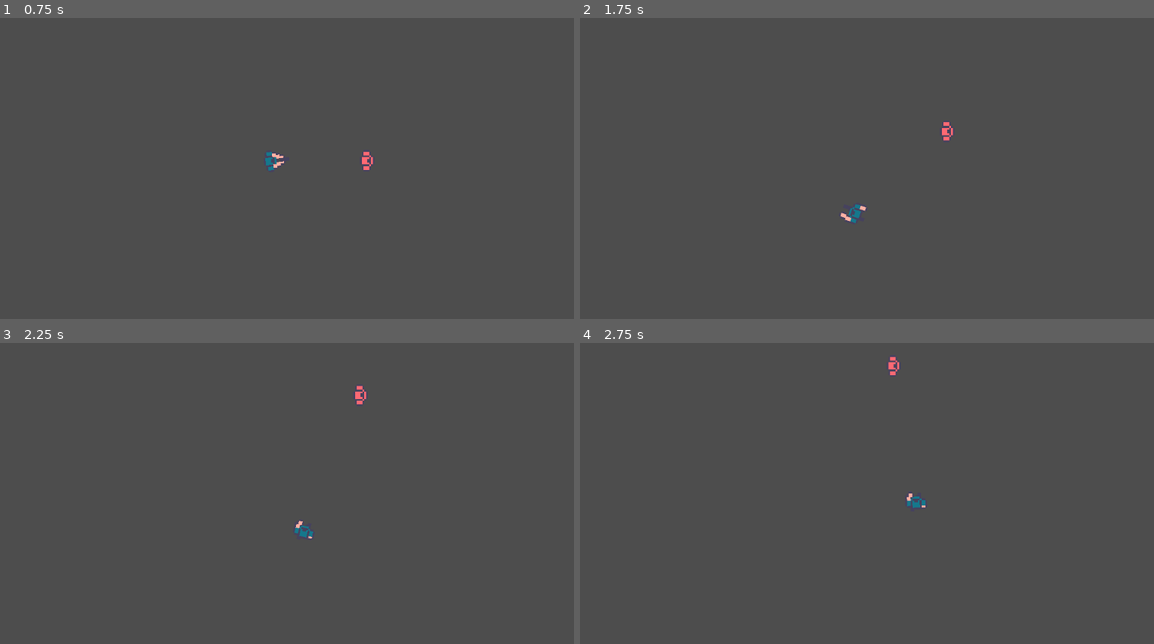
Above: before the commit, frames 1-4 (two rows, left to right).
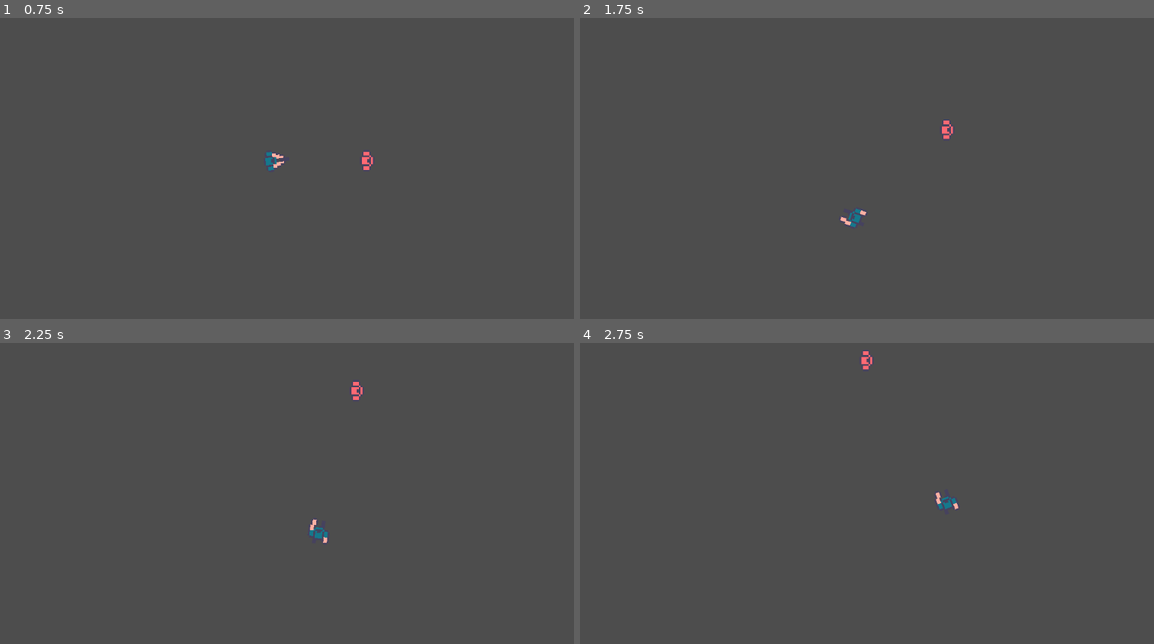
Above: after the commit, the same moments.

Repository: KmanKid/UntitledTopDownShooter
Game: Godot game, scene res://Main.tscn
The game is run twice, just before and just after one commit, with the same random seed, the same clock (stepped at 60 frames per second) and the same inputs.
Inputs (mouse positions are in pixels of both pictures, inside the frame that each line leads up to):
- Up to frame 1 (0.75 s): tap Enter at 0.5 s; move the mouse to (407, 144) at 0.52 s; hold D (walk_right) from 0.53 s (still down); hold Right mouse button (aim) from 0.53 s (still down)
- Up to frame 2 (1.75 s): click (987, 144) at 0.8 s; tap Space at 1.25 s; move the mouse to (734, 177) at 1.27 s; release D (walk_right) at 1.28 s; release Right mouse button (aim) at 1.28 s; hold S (walk_down) from 1.28 s (still down); click (734, 177) at 1.35 s; tap Shift (sprint, bound only after the commit) at 1.55 s
- Up to frame 3 (2.25 s): move the mouse to (332, 412) at 2.02 s; release S (walk_down) at 2.03 s; hold D (walk_right) from 2.03 s (still down); hold Shift (sprint, bound only after the commit) from 2.03 s (still down)
- Up to frame 4 (2.75 s): keep holding D (walk_right); keep holding Shift (sprint, bound only after the commit); right-click (912, 412) at 2.3 s

Frame 1 is identical in both runs. In frame 2, 0.2% of the frame differs, in the area x 45-66%, y 34-70%; in frame 3, 0.3%; in frame 4, 0.4%, in the area x 48-66%, y 2-56%.

Commit message:
Refacored a lot, weapon is now a own scene, health as well

Diff:
--- a/Enemy.gd
+++ /dev/null
@@ -1,9 +0,0 @@
-extends CharacterBody2D
-class_name Enemy
-
-var health: int = 100
-
-func handle_hit():
-	health -= 20
-	if health <= 0:
-		queue_free()
--- a/Enemy.tscn
+++ /dev/null
@@ -1,145 +0,0 @@
-[gd_scene load_steps=14 format=3 uid="uid://e4575dmqtrnf"]
-
-[ext_resource type="Script" path="res://Enemy.gd" id="1_vugsa"]
-[ext_resource type="Texture2D" uid="uid://cydp4lb4ul2j2" path="res://assets/players/topdownpack_red.png" id="2_3lqye"]
-[ext_resource type="Texture2D" uid="uid://eviwaqhe2pek" path="res://assets/projectiles/All_Fire_Bullet_Pixel_16x16_01.png" id="4_8h2hw"]
-
-[sub_resource type="AtlasTexture" id="AtlasTexture_fs67q"]
-atlas = ExtResource("2_3lqye")
-region = Rect2(32, 128, 16, 16)
-
-[sub_resource type="AtlasTexture" id="AtlasTexture_o1jve"]
-atlas = ExtResource("2_3lqye")
-region = Rect2(0, 128, 16, 16)
-
-[sub_resource type="AtlasTexture" id="AtlasTexture_0mfr8"]
-atlas = ExtResource("2_3lqye")
-region = Rect2(0, 144, 16, 16)
-
-[sub_resource type="AtlasTexture" id="AtlasTexture_tfw7t"]
-atlas = ExtResource("2_3lqye")
-region = Rect2(0, 160, 16, 16)
-
-[sub_resource type="AtlasTexture" id="AtlasTexture_u50j0"]
-atlas = ExtResource("2_3lqye")
-region = Rect2(0, 176, 16, 16)
-
-[sub_resource type="AtlasTexture" id="AtlasTexture_4wo1q"]
-atlas = ExtResource("2_3lqye")
-region = Rect2(0, 192, 16, 16)
-
-[sub_resource type="SpriteFrames" id="SpriteFrames_vvsel"]
-animations = [{
-"frames": [{
-"duration": 1.0,
-"texture": SubResource("AtlasTexture_fs67q")
-}],
-"loop": true,
-"name": &"gun_drawn",
-"speed": 5.0
-}, {
-"frames": [{
-"duration": 1.0,
-"texture": SubResource("AtlasTexture_o1jve")
-}],
-"loop": true,
-"name": &"idle",
-"speed": 5.0
-}, {
-"frames": [{
-"duration": 1.0,
-"texture": SubResource("AtlasTexture_0mfr8")
-}, {
-"duration": 1.0,
-"texture": SubResource("AtlasTexture_tfw7t")
-}, {
-"duration": 1.0,
-"texture": SubResource("AtlasTexture_u50j0")
-}, {
-"duration": 1.0,
-"texture": SubResource("AtlasTexture_4wo1q")
-}],
-"loop": true,
-"name": &"walk",
-"speed": 7.0
-}]
-
-[sub_resource type="CircleShape2D" id="CircleShape2D_0uyvn"]
-radius = 6.0
-
-[sub_resource type="Animation" id="Animation_8lsxs"]
-resource_name = "MuzzleFlash"
-length = 0.05
-step = 0.05
-tracks/0/type = "value"
-tracks/0/imported = false
-tracks/0/enabled = true
-tracks/0/path = NodePath("MuzzleFlash:visible")
-tracks/0/interp = 1
-tracks/0/loop_wrap = true
-tracks/0/keys = {
-"times": PackedFloat32Array(0, 0.05),
-"transitions": PackedFloat32Array(1, 1),
-"update": 1,
-"values": [true, false]
-}
-tracks/1/type = "value"
-tracks/1/imported = false
-tracks/1/enabled = true
-tracks/1/path = NodePath("MuzzleFlash:scale")
-tracks/1/interp = 1
-tracks/1/loop_wrap = true
-tracks/1/keys = {
-"times": PackedFloat32Array(0, 0.05),
-"transitions": PackedFloat32Array(1, 1),
-"update": 0,
-"values": [Vector2(0.6, 0.4), Vector2(0.7, 0.15)]
-}
-
-[sub_resource type="AnimationLibrary" id="AnimationLibrary_x7grn"]
-_data = {
-"MuzzleFlash": SubResource("Animation_8lsxs")
-}
-
-[node name="Enemy" type="CharacterBody2D"]
-position = Vector2(-1, 1)
-script = ExtResource("1_vugsa")
-
-[node name="Camera2D" type="Camera2D" parent="."]
-zoom = Vector2(3.5, 3.5)
-position_smoothing_enabled = true
-position_smoothing_speed = 2.0
-
-[node name="AnimatedSprite2D" type="AnimatedSprite2D" parent="."]
-texture_filter = 1
-sprite_frames = SubResource("SpriteFrames_vvsel")
-animation = &"idle"
-
-[node name="CollisionShape2D" type="CollisionShape2D" parent="."]
-shape = SubResource("CircleShape2D_0uyvn")
-
-[node name="EndOfGun" type="Marker2D" parent="."]
-position = Vector2(9, 0)
-
-[node name="GunDirection" type="Marker2D" parent="."]
-position = Vector2(10, 0)
-
-[node name="ShootCooldown" type="Timer" parent="."]
-wait_time = 0.5
-one_shot = true
-
-[node name="MuzzleFlash" type="Sprite2D" parent="."]
-visible = false
-position = Vector2(15, 2.13163e-14)
-rotation = 3.14159
-scale = Vector2(0.7, 0.15)
-texture = ExtResource("4_8h2hw")
-region_enabled = true
-region_rect = Rect2(183, 325, 18, 21)
-
-[node name="AnimationPlayer" type="AnimationPlayer" parent="."]
-libraries = {
-"": SubResource("AnimationLibrary_x7grn")
-}
-
-[connection signal="timeout" from="ShootCooldown" to="." method="_on_shoot_cooldown_timeout" flags=18]
--- a/Main.gd
+++ b/Main.gd
@@ -1,7 +1,7 @@
 extends Node2D
 
 @onready var bullet_manager = $BulletManager
-@onready var player = $Player
+@onready var player: Player = $Player
 
 # Called when the node enters the scene tree for the first time.
 func _ready():
--- a/Main.tscn
+++ b/Main.tscn
@@ -1,9 +1,9 @@
 [gd_scene load_steps=5 format=3 uid="uid://bwal4ou5q1iqj"]
 
-[ext_resource type="PackedScene" uid="uid://c62pvgrpnqhhu" path="res://Cop.tscn" id="1_74h78"]
+[ext_resource type="PackedScene" uid="uid://c62pvgrpnqhhu" path="res://actors/Player.tscn" id="1_74h78"]
 [ext_resource type="Script" path="res://Main.gd" id="1_xf84o"]
 [ext_resource type="Script" path="res://BulletManager.gd" id="3_68vf8"]
-[ext_resource type="PackedScene" uid="uid://e4575dmqtrnf" path="res://Enemy.tscn" id="3_tnjdi"]
+[ext_resource type="PackedScene" uid="uid://e4575dmqtrnf" path="res://actors/Enemy.tscn" id="3_tnjdi"]
 
 [node name="Main" type="Node2D"]
 position = Vector2(598, 304)
--- /dev/null
+++ b/actors/Enemy.gd
@@ -0,0 +1,9 @@
+extends CharacterBody2D
+class_name Enemy
+
+@onready var health_stat = $Health
+
+func handle_hit():
+	health_stat.health -= 20
+	if health_stat.health <= 0:
+		queue_free()
--- a/Cop.tscn
+++ b/actors/Enemy.tscn
@@ -1,39 +1,39 @@
-[gd_scene load_steps=15 format=3 uid="uid://c62pvgrpnqhhu"]
+[gd_scene load_steps=15 format=3 uid="uid://e4575dmqtrnf"]
 
-[ext_resource type="Texture2D" uid="uid://da6hny11f0nvn" path="res://assets/players/topdownpack.png" id="1_gsj0x"]
-[ext_resource type="Script" path="res://Cop.gd" id="1_kkcn7"]
-[ext_resource type="PackedScene" uid="uid://bt13clk1pktq8" path="res://Bullet.tscn" id="2_thc74"]
-[ext_resource type="Texture2D" uid="uid://eviwaqhe2pek" path="res://assets/projectiles/All_Fire_Bullet_Pixel_16x16_01.png" id="4_rmuha"]
+[ext_resource type="Script" path="res://actors/Enemy.gd" id="1_fo3ce"]
+[ext_resource type="Texture2D" uid="uid://cydp4lb4ul2j2" path="res://assets/players/topdownpack_red.png" id="2_imkec"]
+[ext_resource type="Texture2D" uid="uid://eviwaqhe2pek" path="res://assets/projectiles/All_Fire_Bullet_Pixel_16x16_01.png" id="3_fhkro"]
+[ext_resource type="PackedScene" uid="uid://8xrej777mbhm" path="res://actors/Health.tscn" id="4_vvq7w"]
 
-[sub_resource type="AtlasTexture" id="AtlasTexture_v4s5l"]
-atlas = ExtResource("1_gsj0x")
+[sub_resource type="AtlasTexture" id="AtlasTexture_fs67q"]
+atlas = ExtResource("2_imkec")
 region = Rect2(32, 128, 16, 16)
 
-[sub_resource type="AtlasTexture" id="AtlasTexture_h0vy6"]
-atlas = ExtResource("1_gsj0x")
+[sub_resource type="AtlasTexture" id="AtlasTexture_o1jve"]
+atlas = ExtResource("2_imkec")
 region = Rect2(0, 128, 16, 16)
 
-[sub_resource type="AtlasTexture" id="AtlasTexture_se6hr"]
-atlas = ExtResource("1_gsj0x")
+[sub_resource type="AtlasTexture" id="AtlasTexture_0mfr8"]
+atlas = ExtResource("2_imkec")
 region = Rect2(0, 144, 16, 16)
 
-[sub_resource type="AtlasTexture" id="AtlasTexture_wse4s"]
-atlas = ExtResource("1_gsj0x")
+[sub_resource type="AtlasTexture" id="AtlasTexture_tfw7t"]
+atlas = ExtResource("2_imkec")
 region = Rect2(0, 160, 16, 16)
 
-[sub_resource type="AtlasTexture" id="AtlasTexture_mi2fi"]
-atlas = ExtResource("1_gsj0x")
+[sub_resource type="AtlasTexture" id="AtlasTexture_u50j0"]
+atlas = ExtResource("2_imkec")
 region = Rect2(0, 176, 16, 16)
 
-[sub_resource type="AtlasTexture" id="AtlasTexture_q3cek"]
-atlas = ExtResource("1_gsj0x")
+[sub_resource type="AtlasTexture" id="AtlasTexture_4wo1q"]
+atlas = ExtResource("2_imkec")
 region = Rect2(0, 192, 16, 16)
 
 [sub_resource type="SpriteFrames" id="SpriteFrames_vvsel"]
 animations = [{
 "frames": [{
 "duration": 1.0,
-"texture": SubResource("AtlasTexture_v4s5l")
+"texture": SubResource("AtlasTexture_fs67q")
 }],
 "loop": true,
 "name": &"gun_drawn",
@@ -102,9 +102,9 @@
 "MuzzleFlash": SubResource("Animation_8lsxs")
 }
 
-[node name="Player" type="CharacterBody2D"]
-script = ExtResource("1_kkcn7")
-Bullet = ExtResource("2_thc74")
+[node name="Enemy" type="CharacterBody2D"]
+position = Vector2(-1, 1)
+script = ExtResource("1_fo3ce")
 
 [node name="Camera2D" type="Camera2D" parent="."]
 zoom = Vector2(3.5, 3.5)
@@ -114,7 +114,7 @@
 [node name="AnimatedSprite2D" type="AnimatedSprite2D" parent="."]
 texture_filter = 1
 sprite_frames = SubResource("SpriteFrames_vvsel")
-animation = &"gun_drawn"
+animation = &"idle"
 
 [node name="CollisionShape2D" type="CollisionShape2D" parent="."]
 shape = SubResource("CircleShape2D_0uyvn")
@@ -133,8 +133,8 @@
 visible = false
 position = Vector2(15, 2.13163e-14)
 rotation = 3.14159
-scale = Vector2(0.7, 0.15)
-texture = ExtResource("4_rmuha")
+scale = Vector2(0.6, 0.4)
+texture = ExtResource("3_fhkro")
 region_enabled = true
 region_rect = Rect2(183, 325, 18, 21)
 
@@ -143,4 +143,6 @@
 "": SubResource("AnimationLibrary_x7grn")
 }
 
-[connection signal="timeout" from="ShootCooldown" to="." method="_on_shoot_cooldown_timeout"]
+[node name="Health" parent="." instance=ExtResource("4_vvq7w")]
+
+[connection signal="timeout" from="ShootCooldown" to="." method="_on_shoot_cooldown_timeout" flags=18]
--- /dev/null
+++ b/actors/Health.gd
@@ -0,0 +1,5 @@
+extends Node2D
+
+@export var health: int = 100 :
+	set (new_health):
+		health = clamp(new_health, 0, 100)
--- /dev/null
+++ b/actors/Health.tscn
@@ -0,0 +1,6 @@
+[gd_scene load_steps=2 format=3 uid="uid://8xrej777mbhm"]
+
+[ext_resource type="Script" path="res://actors/Health.gd" id="1_7a5il"]
+
+[node name="Health" type="Node2D"]
+script = ExtResource("1_7a5il")
--- a/Cop.gd
+++ b/actors/Player.gd
@@ -1,22 +1,32 @@
 extends CharacterBody2D
+class_name Player
 
 signal  player_fired_bullet(bullet,position,direction)
 
 @export var Bullet = PackedScene.new()
 @export var default_speed: int = 100.0
-@onready var _animated_sprite = $AnimatedSprite2D
-@onready var end_of_gun = $EndOfGun
-@onready var gun_direction = $GunDirection
-@onready var shoot_cooldown = $ShootCooldown
-@onready var animation_player = $AnimationPlayer
 
-var can_shoot = true
-var health = 100
+@onready var weapon: Weapon = $Weapon
+@onready var _animated_sprite: AnimatedSprite2D = $AnimatedSprite2D
+@onready var health_stat = $Health
+
+var animation_speed = 1
+
+func _ready():
+	weapon.fired.connect(shoot)
 
 func _physics_process(delta):
-	var speed = default_speed
 	var movement_direction = Vector2.ZERO
 	var animation = "idle"
+	var speed = default_speed
+
+	if Input.is_action_pressed("sprint"):
+		animation_speed = 1.5
+		speed = speed * 1.5
+	else:
+		animation_speed = 1
+		speed = default_speed
+
 	if Input.is_action_pressed("walk_up"):
 		movement_direction.y = -1
 		animation = "walk"
@@ -32,30 +42,24 @@
 	if Input.is_action_pressed("aim"):
 		speed = 0
 		animation = "gun_drawn"
+		weapon.set_visibility(true)
+	else:
+		weapon.set_visibility(false)
+
 	velocity = movement_direction.normalized() * speed
 	move_and_slide()
 	speed = default_speed
-	_animated_sprite.play(animation)
+	_animated_sprite.play(animation,animation_speed)
 
 	look_at(get_global_mouse_position())
 
 func _unhandled_input(event):
-	if (event.is_action_released("shoot") && Input.is_action_pressed("aim") && can_shoot):
-		shoot_cooldown.start()
-		shoot()
-		can_shoot = false
+	if (event.is_action_pressed("shoot") && Input.is_action_pressed("aim")):
+		weapon.shoot()
 
-func shoot():
-	var bullet_instance = Bullet.instantiate()
-	var target = get_global_mouse_position()
-	var direction = gun_direction.global_position - end_of_gun.global_position
-	emit_signal("player_fired_bullet", bullet_instance, end_of_gun.global_position, direction)
-	animation_player.play("MuzzleFlash")
-
-
-func _on_shoot_cooldown_timeout():
-	can_shoot = true
+func shoot(bullet_instance, location: Vector2, direction: Vector2):
+	emit_signal("player_fired_bullet", bullet_instance, location, direction)
 
 func handle_hit():
-	health -= 20
-	print("Cop Health: ", health)
+	health_stat.health -= 20
+	print("Player Health: ", health_stat.health)
--- /dev/null
+++ b/actors/Player.tscn
@@ -0,0 +1,92 @@
+[gd_scene load_steps=14 format=3 uid="uid://c62pvgrpnqhhu"]
+
+[ext_resource type="Texture2D" uid="uid://da6hny11f0nvn" path="res://assets/players/topdownpack.png" id="1_gsj0x"]
+[ext_resource type="Script" path="res://actors/Player.gd" id="1_kkcn7"]
+[ext_resource type="PackedScene" uid="uid://bt13clk1pktq8" path="res://weapons/Bullet.tscn" id="2_thc74"]
+[ext_resource type="PackedScene" uid="uid://8xrej777mbhm" path="res://actors/Health.tscn" id="5_1x1ip"]
+[ext_resource type="PackedScene" uid="uid://m4nwedt06s55" path="res://weapons/Weapon.tscn" id="5_pgg8m"]
+
+[sub_resource type="AtlasTexture" id="AtlasTexture_v4s5l"]
+atlas = ExtResource("1_gsj0x")
+region = Rect2(32, 128, 16, 16)
+
+[sub_resource type="AtlasTexture" id="AtlasTexture_h0vy6"]
+atlas = ExtResource("1_gsj0x")
+region = Rect2(0, 128, 16, 16)
+
+[sub_resource type="AtlasTexture" id="AtlasTexture_se6hr"]
+atlas = ExtResource("1_gsj0x")
+region = Rect2(0, 144, 16, 16)
+
+[sub_resource type="AtlasTexture" id="AtlasTexture_wse4s"]
+atlas = ExtResource("1_gsj0x")
+region = Rect2(0, 160, 16, 16)
+
+[sub_resource type="AtlasTexture" id="AtlasTexture_mi2fi"]
+atlas = ExtResource("1_gsj0x")
+region = Rect2(0, 176, 16, 16)
+
+[sub_resource type="AtlasTexture" id="AtlasTexture_q3cek"]
+atlas = ExtResource("1_gsj0x")
+region = Rect2(0, 192, 16, 16)
+
+[sub_resource type="SpriteFrames" id="SpriteFrames_vvsel"]
+animations = [{
+"frames": [{
+"duration": 1.0,
+"texture": SubResource("AtlasTexture_v4s5l")
+}],
+"loop": true,
+"name": &"gun_drawn",
+"speed": 5.0
+}, {
+"frames": [{
+"duration": 1.0,
+"texture": SubResource("AtlasTexture_h0vy6")
+}],
+"loop": true,
+"name": &"idle",
+"speed": 5.0
+}, {
+"frames": [{
+"duration": 1.0,
+"texture": SubResource("AtlasTexture_se6hr")
+}, {
+"duration": 1.0,
+"texture": SubResource("AtlasTexture_wse4s")
+}, {
+"duration": 1.0,
+"texture": SubResource("AtlasTexture_mi2fi")
+}, {
+"duration": 1.0,
+"texture": SubResource("AtlasTexture_q3cek")
+}],
+"loop": true,
+"name": &"walk",
+"speed": 7.0
+}]
+
+[sub_resource type="CircleShape2D" id="CircleShape2D_0uyvn"]
+radius = 6.0
+
+[node name="Player" type="CharacterBody2D"]
+script = ExtResource("1_kkcn7")
+Bullet = ExtResource("2_thc74")
+
+[node name="Camera2D" type="Camera2D" parent="."]
+zoom = Vector2(3.5, 3.5)
+position_smoothing_enabled = true
+position_smoothing_speed = 2.0
+
+[node name="AnimatedSprite2D" type="AnimatedSprite2D" parent="."]
+texture_filter = 1
+sprite_frames = SubResource("SpriteFrames_vvsel")
+animation = &"gun_drawn"
+
+[node name="CollisionShape2D" type="CollisionShape2D" parent="."]
+shape = SubResource("CircleShape2D_0uyvn")
+
+[node name="Health" parent="." instance=ExtResource("5_1x1ip")]
+
+[node name="Weapon" parent="." instance=ExtResource("5_pgg8m")]
+position = Vector2(4, 0)
--- a/project.godot
+++ b/project.godot
@@ -10,7 +10,7 @@
 
 [application]
 
-config/name="Untitled Tank"
+config/name="UntitledTopDownShooter"
 run/main_scene="res://Main.tscn"
 config/features=PackedStringArray("4.0", "Forward Plus")
 config/icon="res://icon.svg"
@@ -47,6 +47,11 @@
 "events": [Object(InputEventMouseButton,"resource_local_to_scene":false,"resource_name":"","device":-1,"window_id":0,"a …(241 unchanged characters)…
 ]
 }
+sprint={
+"deadzone": 0.5,
+"events": [Object(InputEventKey,"resource_local_to_scene":false,"resource_name":"","device":-1,"window_id":0,"alt_pressed":false,"shift_pressed":false,"ctrl_pressed":false,"meta_pressed":false,"pressed":false,"keycode":0,"physical_keycode":4194325,"key_label":0,"unicode":0,"echo":false,"script":null)
+]
+}
 
 [rendering]
 
--- a/Bullet.tscn
+++ b/weapons/Bullet.tscn
@@ -1,7 +1,7 @@
 [gd_scene load_steps=9 format=3 uid="uid://bt13clk1pktq8"]
 
 [ext_resource type="Texture2D" uid="uid://eviwaqhe2pek" path="res://assets/projectiles/All_Fire_Bullet_Pixel_16x16_01.png" id="1_at4p4"]
-[ext_resource type="Script" path="res://Bullet.gd" id="1_njjox"]
+[ext_resource type="Script" path="res://weapons/Bullet.gd" id="1_njjox"]
 
 [sub_resource type="AtlasTexture" id="AtlasTexture_27qvf"]
 atlas = ExtResource("1_at4p4")
@@ -41,7 +41,7 @@
 
 [sub_resource type="CapsuleShape2D" id="CapsuleShape2D_30et3"]
 radius = 1.0
-height = 6.0
+height = 4.0
 
 [node name="Bullet" type="Area2D"]
 script = ExtResource("1_njjox")
@@ -54,6 +54,7 @@
 frame_progress = 0.105319
 
 [node name="CollisionShape2D" type="CollisionShape2D" parent="."]
+rotation = 1.5708
 shape = SubResource("CapsuleShape2D_30et3")
 
 [node name="KillTimer" type="Timer" parent="."]
--- /dev/null
+++ b/weapons/Weapon.gd
@@ -0,0 +1,26 @@
+extends Node2D
+class_name Weapon
+
+signal fired(bullet, location, direction)
+
+@export var Bullet = PackedScene.new()
+
+@onready var end_of_gun: Marker2D = $EndOfGun
+@onready var gun_direction: Marker2D = $GunDirection
+@onready var attack_cooldown: Timer = $AttackCooldown
+@onready var animation_player: AnimationPlayer = $AnimationPlayer
+@onready var sprite: Sprite2D = $Sprite2D
+
+func shoot():
+	if attack_cooldown.is_stopped() and Bullet != null:
+		var bullet_instance = Bullet.instantiate()
+		var direction = (gun_direction.global_position - end_of_gun.global_position).normalized()
+		emit_signal("fired",bullet_instance,end_of_gun.global_position,direction)
+		attack_cooldown.start()
+		animation_player.play("MuzzleFlash")
+
+func set_visibility(isVisible: bool):
+	if(isVisible):
+		sprite.visible = true
+	else:
+		sprite.visible = false
--- /dev/null
+++ b/weapons/Weapon.tscn
@@ -0,0 +1,75 @@
+[gd_scene load_steps=7 format=3 uid="uid://m4nwedt06s55"]
+
+[ext_resource type="Script" path="res://weapons/Weapon.gd" id="1_neltf"]
+[ext_resource type="PackedScene" uid="uid://bt13clk1pktq8" path="res://weapons/Bullet.tscn" id="2_47vqi"]
+[ext_resource type="Texture2D" uid="uid://eviwaqhe2pek" path="res://assets/projectiles/All_Fire_Bullet_Pixel_16x16_01.png" id="3_o87rm"]
+[ext_resource type="Texture2D" uid="uid://da6hny11f0nvn" path="res://assets/players/topdownpack.png" id="4_87kgf"]
+
+[sub_resource type="Animation" id="Animation_8lsxs"]
+resource_name = "MuzzleFlash"
+length = 0.05
+step = 0.05
+tracks/0/type = "value"
+tracks/0/imported = false
+tracks/0/enabled = true
+tracks/0/path = NodePath("Weapon/MuzzleFlash:visible")
+tracks/0/interp = 1
+tracks/0/loop_wrap = true
+tracks/0/keys = {
+"times": PackedFloat32Array(0, 0.05),
+"transitions": PackedFloat32Array(1, 1),
+"update": 1,
+"values": [true, false]
+}
+tracks/1/type = "value"
+tracks/1/imported = false
+tracks/1/enabled = true
+tracks/1/path = NodePath("Weapon/MuzzleFlash:scale")
+tracks/1/interp = 1
+tracks/1/loop_wrap = true
+tracks/1/keys = {
+"times": PackedFloat32Array(0, 0.05),
+"transitions": PackedFloat32Array(1, 1),
+"update": 0,
+"values": [Vector2(0.6, 0.4), Vector2(0.7, 0.15)]
+}
+
+[sub_resource type="AnimationLibrary" id="AnimationLibrary_x7grn"]
+_data = {
+"MuzzleFlash": SubResource("Animation_8lsxs")
+}
+
+[node name="Weapon" type="Node2D"]
+script = ExtResource("1_neltf")
+Bullet = ExtResource("2_47vqi")
+
+[node name="EndOfGun" type="Marker2D" parent="."]
+position = Vector2(4, 0)
+
+[node name="GunDirection" type="Marker2D" parent="."]
+position = Vector2(11, 0)
+
+[node name="AttackCooldown" type="Timer" parent="."]
+wait_time = 0.5
+one_shot = true
+
+[node name="MuzzleFlash" type="Sprite2D" parent="."]
+visible = false
+position = Vector2(10, 0)
+rotation = 3.14159
+scale = Vector2(0.7, 0.15)
+texture = ExtResource("3_o87rm")
+region_enabled = true
+region_rect = Rect2(183, 325, 18, 21)
+
+[node name="AnimationPlayer" type="AnimationPlayer" parent="."]
+root_node = NodePath("../..")
+libraries = {
+"": SubResource("AnimationLibrary_x7grn")
+}
+
+[node name="Sprite2D" type="Sprite2D" parent="."]
+position = Vector2(0.5, 0)
+texture = ExtResource("4_87kgf")
+region_enabled = true
+region_rect = Rect2(41, 199, 7, 2)
Not shown: 2 places in actors/Enemy.tscn that only renumber resources
Renamed: Bullet.gd -> weapons/Bullet.gd
